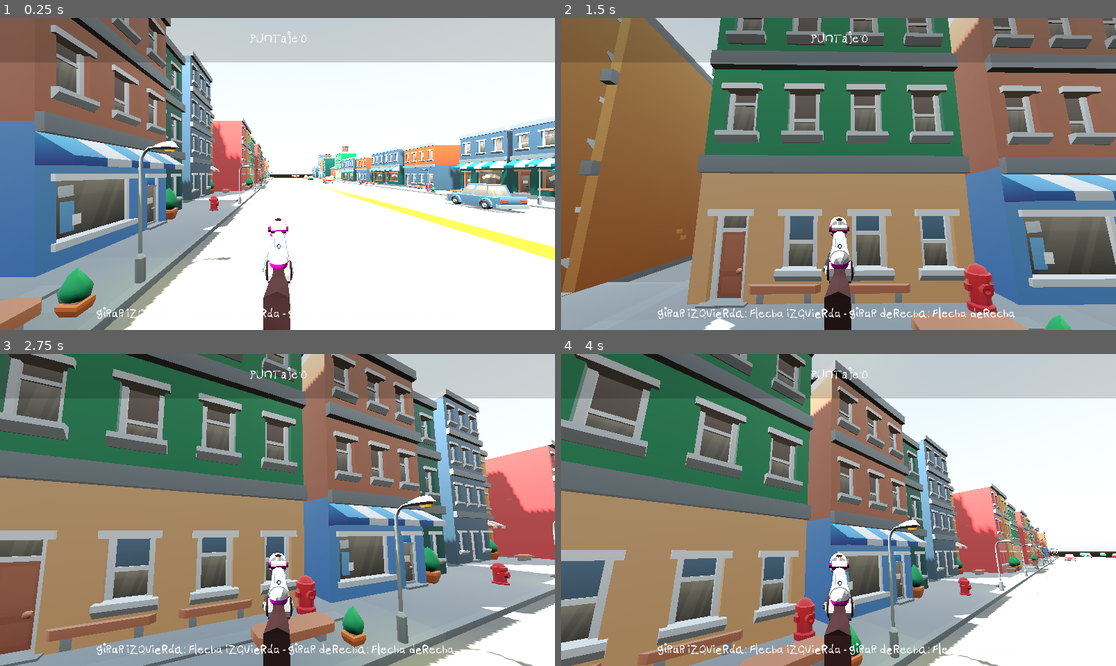
Above: before the commit, frames 1-4 (two rows, left to right).
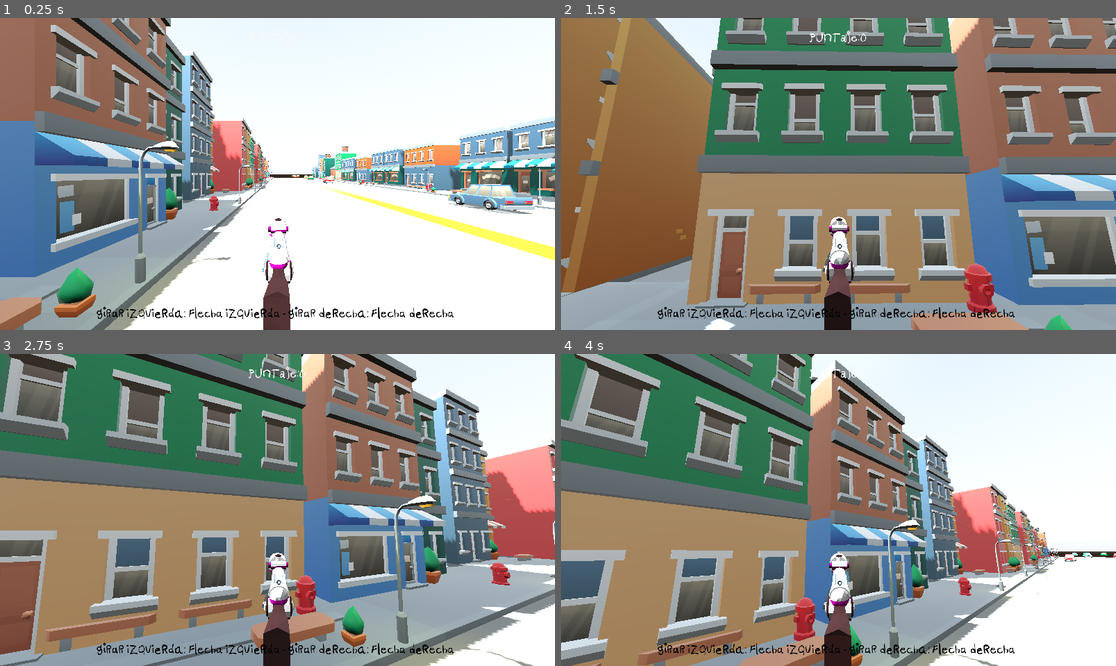
Above: after the commit, the same moments.

Repository: franciscoenriq/Panhales-en-Fuga
Game: Godot game, scene res://scenes/Volante/new_volante.tscn
Same seed, same stepped clock (60 frames per second), same inputs: the game is played once before the commit and once after it. This scene is started directly instead of the project's main scene. A sky picture missing from this copy of the repository is replaced by a grey-blue gradient.
Inputs (mouse positions are in pixels of both pictures, inside the frame that each line leads up to):
- Up to frame 1 (0.25 s): no input
- Up to frame 2 (1.5 s): move the mouse to (960, 158) at 0.52 s; press the mouse at (960, 158) at 0.53 s; hold L (p_right) 0.53-1.28 s; tap M (p_jump) at 0.77 s; tap F (test) at 0.8, 1.35 s; move the mouse to (810, 174) at 1.27 s; release the mouse at (810, 174) at 1.28 s; hold W (forward) from 1.28 s (still down)
- Up to frame 3 (2.75 s): keep holding W (forward); tap M (p_jump) at 1.52 s; click (249, 510) at 1.55 s; tap Enter at 2 s; move the mouse to (288, 503) at 2.02 s; hold X (clutch) from 2.03 s (still down); tap F (test) at 2.3 s
- Up to frame 4 (4 s): keep holding W (forward); tap Space at 2.75 s; move the mouse to (832, 516) at 2.77 s; release X (clutch) at 2.78 s; tap A (gas) at 2.85 s; tap M (p_jump) at 3.02, 3.77 s; click (832, 516) at 3.05 s; tap Enter at 3.5 s; move the mouse to (877, 513) at 3.52 s; press the mouse at (877, 513) at 3.53 s; tap F (test) at 3.8 s

The runs differ from the first frame. In frame 1, 14% of the frame differs, in the area x 0-100%, y 0-97%; in frame 2, 8.1%; in frame 3, 7.7%; in frame 4, 9.2%.
Error before the commit: Invalid access to property or key 'messages' on a base object of type 'Node (game_controller.gd)'. (res://scenes/Volante/new_volante.tscn::GDScript_7fw4t:13)

Commit message:
Progress terrain

Diff:
--- a/scenes/Volante/car.gd
+++ b/scenes/Volante/car.gd
@@ -36,7 +36,7 @@
 	if turn:
 		velocity.x = turn*GameController.velocidad_lateral
 	else:
-		print("Moviendo auto")
+
 		velocity.x = move_toward(velocity.x,0,GameController.velocidad_lateral)
 
 	#print(global_position)
--- a/scenes/Volante/car_2.tscn
+++ b/scenes/Volante/car_2.tscn
@@ -1,6 +1,7 @@
-[gd_scene load_steps=17 format=3 uid="uid://2wmpab3yvmaj"]
+[gd_scene load_steps=18 format=3 uid="uid://2wmpab3yvmaj"]
 
 [ext_resource type="Script" path="res://scenes/Volante/car2.gd" id="1_hv2jl"]
+[ext_resource type="PackedScene" uid="uid://b03fwjrmf1jpd" path="res://scenes/Volante/messageBar.tscn" id="2_yx4to"]
 
 [sub_resource type="ProceduralSkyMaterial" id="ProceduralSkyMaterial_0dhgr"]
 sky_horizon_color = Color(0.614877, 0.66448, 0.676716, 1)
@@ -63,6 +64,8 @@
 axis_lock_angular_y = true
 motion_mode = 1
 script = ExtResource("1_hv2jl")
+
+[node name="messageBar" parent="." instance=ExtResource("2_yx4to")]
 
 [node name="WorldEnvironment" type="WorldEnvironment" parent="."]
 environment = SubResource("Environment_hvoxv")
--- a/scenes/Volante/messageBar.tscn
+++ b/scenes/Volante/messageBar.tscn
@@ -7,13 +7,17 @@
 [node name="CanvasLayer" type="CanvasLayer" parent="."]
 
 [node name="InputState" parent="." instance=ExtResource("1_ictv8")]
+offset_left = 0.0
+offset_top = 3.0
+offset_right = 1151.0
+offset_bottom = 78.0
 
 [node name="instrucciones" type="Label" parent="."]
 offset_left = -4.0
 offset_top = 597.0
 offset_right = 1149.0
 offset_bottom = 650.0
-theme_override_colors/font_color = Color(0.992157, 0.992157, 0.992157, 1)
+theme_override_colors/font_color = Color(0, 0, 0, 1)
 theme_override_colors/font_outline_color = Color(0.980392, 0.980392, 0.980392, 1)
 text = "Girar izquierda: Flecha izquierda - Girar derecha: Flecha derecha"
 horizontal_alignment = 1
--- a/scenes/Volante/new_volante.tscn
+++ b/scenes/Volante/new_volante.tscn
@@ -32,22 +32,6 @@
 
 [sub_resource type="CameraAttributesPractical" id="CameraAttributesPractical_uexqk"]
 
-[sub_resource type="GDScript" id="GDScript_7fw4t"]
-script/source = "extends Label3D
-
-
-
-
-# Called when the node enters the scene tree for the first time.
-func _ready():
-	pass # Replace with function body.
-
-
-# Called every frame. 'delta' is the elapsed time since the previous frame.
-func _process(_delta):
-	self.text = GameController.messages[\"driver\"]
-"
-
 [sub_resource type="BoxShape3D" id="BoxShape3D_nrc4k"]
 
 [node name="Node3D" type="Node3D"]
@@ -59,12 +43,6 @@
 [node name="DirectionalLight3D" type="DirectionalLight3D" parent="."]
 transform = Transform3D(-0.866024, -0.433016, 0.250001, 0, 0.499998, 0.866026, -0.500003, 0.749999, -0.43301, 6.98629, 5.6309, -79.194)
 shadow_enabled = true
-
-[node name="InputState" type="Label3D" parent="."]
-transform = Transform3D(1.00839, 0, 0, 0, 1, 0, 0, 0, 1, -0.021, 2, -2.087)
-visible = false
-text = "testeando"
-script = SubResource("GDScript_7fw4t")
 
 [node name="TerrainController" parent="." instance=ExtResource("3_5y2k5")]
 transform = Transform3D(1, 0, 0, 0, 1, 0, 0, 0, 1, 0, 0, -20)
--- a/scenes/input_state.tscn
+++ b/scenes/input_state.tscn
@@ -3,19 +3,11 @@
 [ext_resource type="Theme" uid="uid://bava10k3vd6b1" path="res://resources/themes/main_menu.tres" id="1_hijxg"]
 [ext_resource type="Script" path="res://scenes/input_state.gd" id="1_om44r"]
 
-[node name="Node2D" type="Node2D"]
-
-[node name="ColorRect" type="ColorRect" parent="."]
-offset_left = -10.0
-offset_top = -10.0
-offset_right = 1163.0
-offset_bottom = 92.0
-color = Color(0, 0, 0, 0.172549)
-
-[node name="InputState" type="Label" parent="."]
-offset_left = 17.0
-offset_right = 1139.0
-offset_bottom = 85.0
+[node name="InputState" type="Label"]
+offset_left = -13.0
+offset_top = -76.0
+offset_right = 1138.0
+offset_bottom = -1.0
 theme = ExtResource("1_hijxg")
 theme_override_colors/font_color = Color(0.976471, 0.976471, 0.976471, 1)
 theme_override_colors/font_outline_color = Color(0.980392, 0.980392, 0.980392, 1)
--- a/scripts/terrain_controller.gd
+++ b/scripts/terrain_controller.gd
@@ -21,9 +21,13 @@
 		GameController.distancia_maxima_adelante +=block.mesh.size.y*(block_index-num_terrain_blocks/2)
 		GameController.distancia_maxima_atras -=block.mesh.size.y*(block_index-num_terrain_blocks/2)
 
+func _process(delta):
+	_progress_terrain(delta)
+
+
 func _progress_terrain(delta: float) -> void:
 	var velocidad = GameController.calc_speed(delta)
-
+	print("llamando calc_speed")
 	for block in terrain_belt:
 		block.position.z += velocidad * delta
 
Not shown: 1 places in scenes/Volante/new_volante.tscn that only renumber resources
